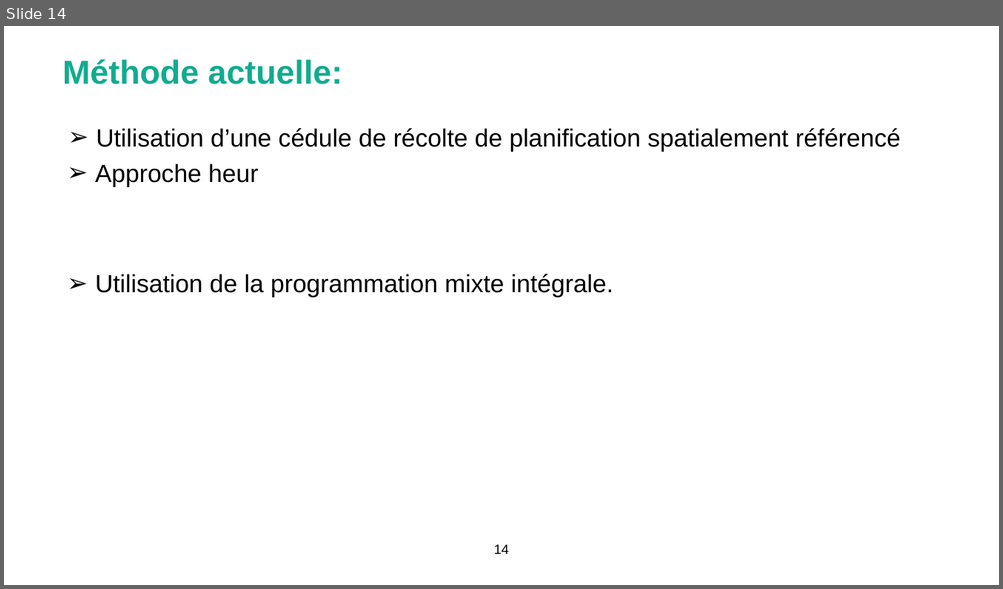
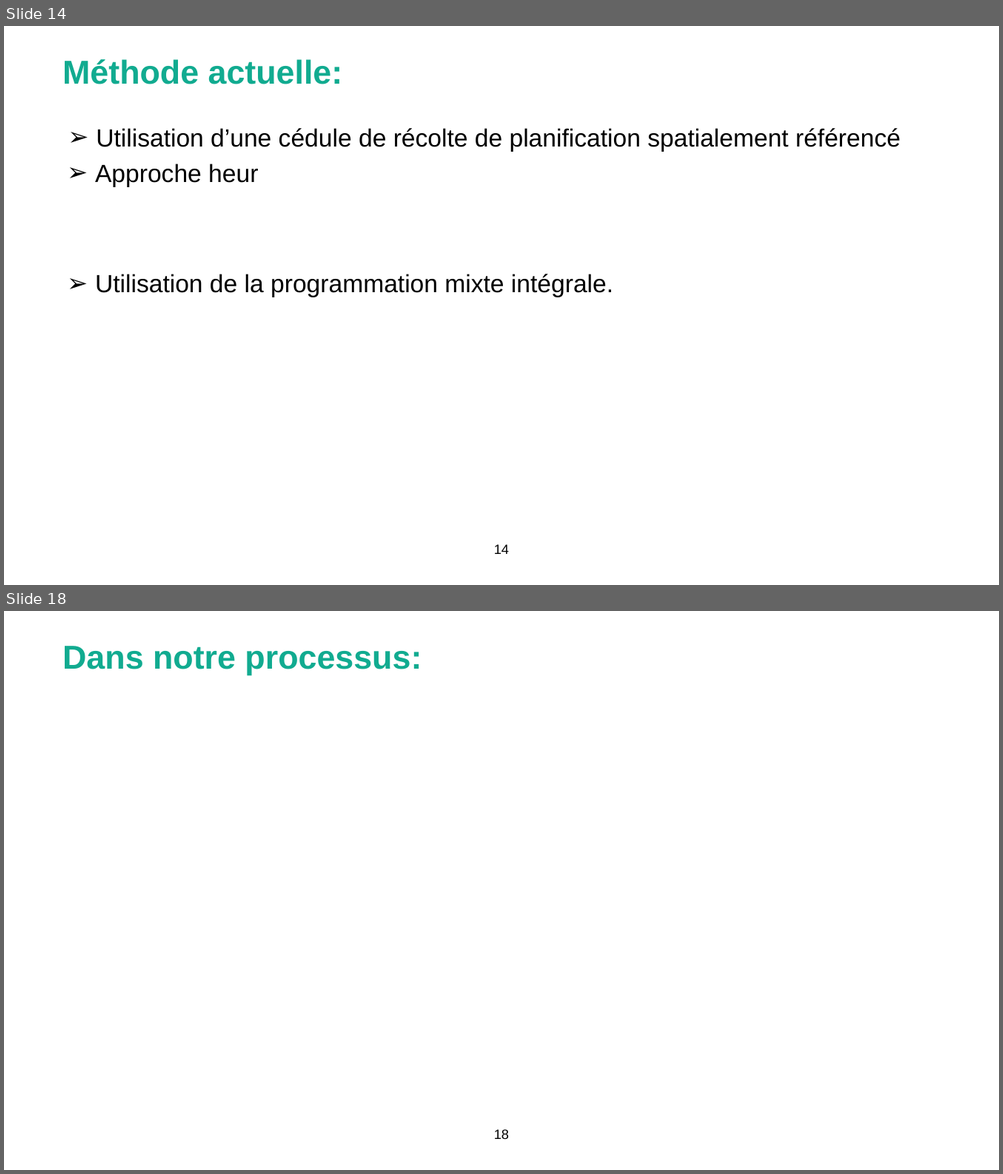
Before and after one commit to Bureau-du-Forestier-en-chef/FMT, a slide deck: Documentation/FORAC_carbone.pptx. Shown one above the other, each under a label of ours: slide 14 before the commit, slides 14 and 18 after it; the slides between them are not shown. The pictures are 1003x589 and 1003x1174 pixels, drawn with LibreOffice and Linux fonts; fonts in the diff are those of the drawing; background and template pictures are left out. Boxes give left, top, right and bottom in pixels: in the first picture for what was removed or moved away, otherwise in the second. Text is boxed around its words. In the diff, an @@ line names an element or a change of style, - is before the commit and + after.

```diff
--- a/Documentation/FORAC_carbone.pptx
+++ b/Documentation/FORAC_carbone.pptx
@@ slide 18 added at <box>4,611,999,1170</box>, background picture (left out) @@
@@ title added at <box>62,646,421,675</box>, 32 pt, text #11AB90, bold @@
+Dans notre processus:
@@ page number added at <box>494,1130,509,1139</box>, 13 pt, text #000000 @@
+18
```
Also in this commit, not shown: 2 slides changed, 2 other slides added, 1 other file.
